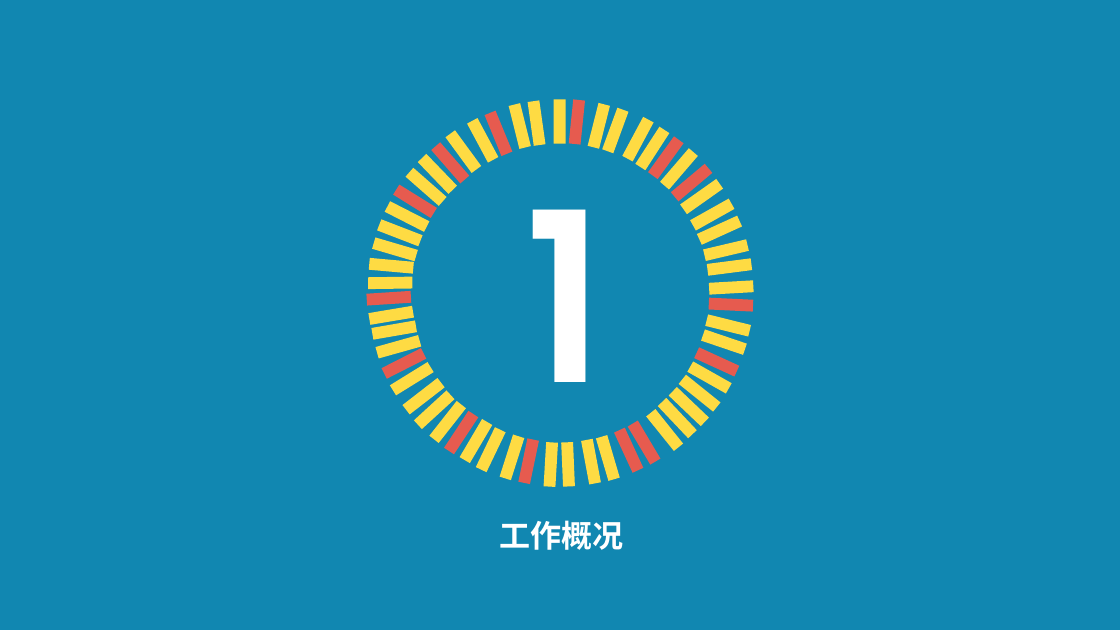
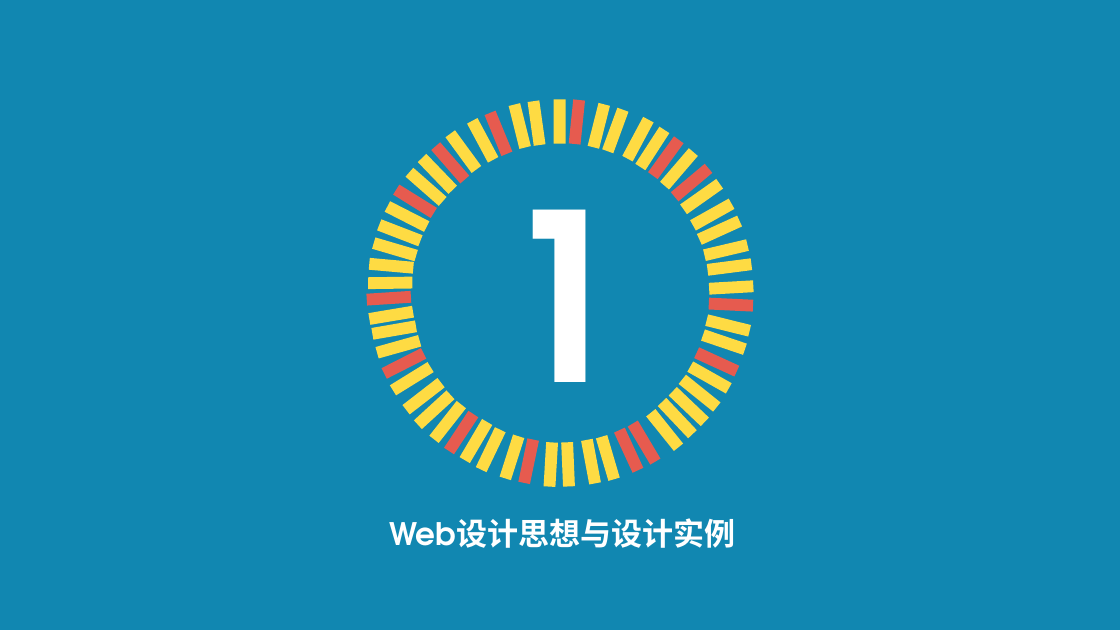
Before and after one commit to shangzhaoxiaozi/PRD-21, a slide deck: slide 3 of 非受控文档/PPT/界面原型.pptx. Drawn at 1120x630 pixels with LibreOffice and Linux fonts; fonts in the diff are those of the drawing. Boxes give left, top, right and bottom in pixels: in the first picture for what was removed or moved away, otherwise in the second. Text is boxed around its words. In the diff, an @@ line names an element or a change of style, - is before the commit and + after.

```diff
--- a/非受控文档/PPT/界面原型.pptx
+++ b/非受控文档/PPT/界面原型.pptx
@@ text at (x1=389, y1=518, x2=736, y2=548): text changed @@
-工作概况
+Web设计思想与设计实例
```
Also in this commit, not shown: 6 other slides changed, 31 slides added, 6 slides removed, 20 other files.
